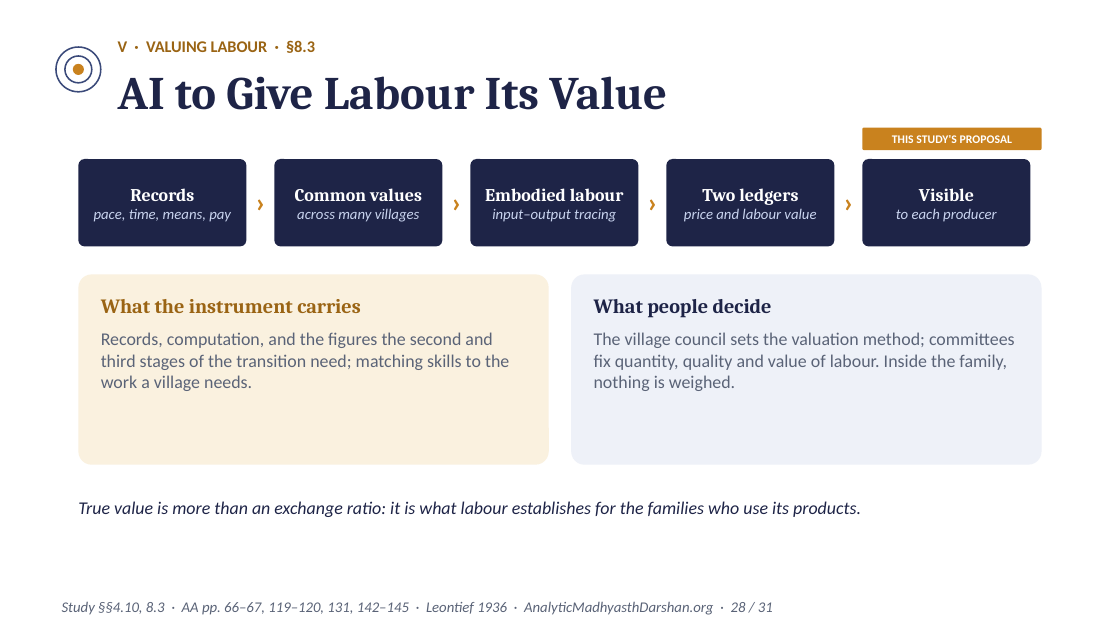
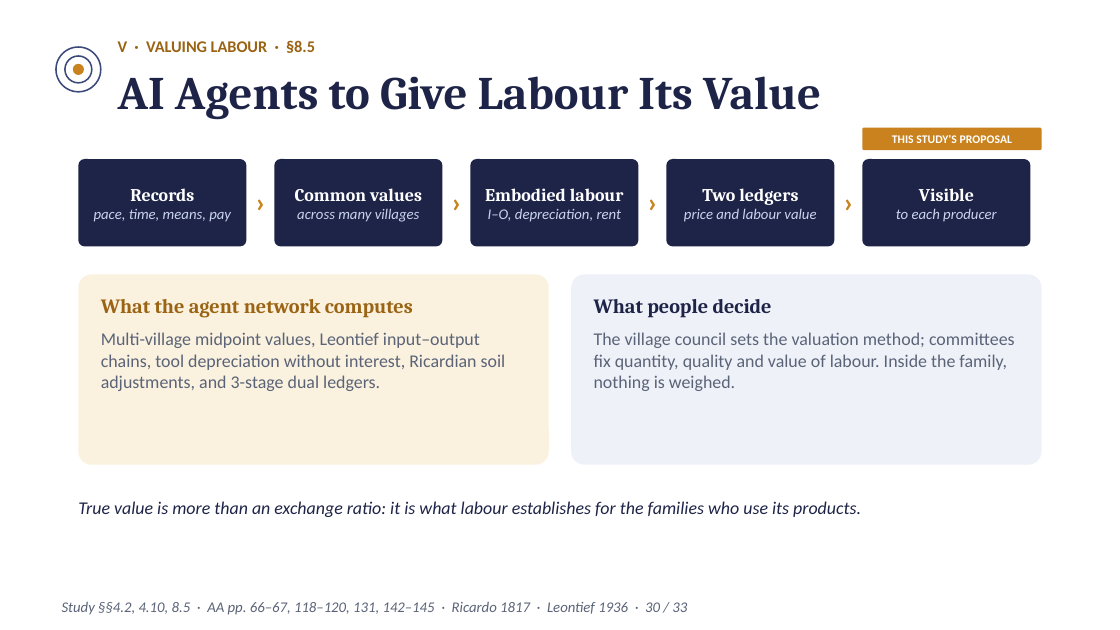
Before and after one commit to raghavamohan/AnalyticMadhyasthDarshan, a slide deck: slide 30 of Studies/Prosperity-Economics-And-Right-Use/Prosperity-Economics-And-Right-Use-Madhyasth-Darshan.pptx (slide 28 before the commit). Drawn at 1120x630 pixels with LibreOffice and Linux fonts; fonts in the diff are those of the drawing. Boxes give left, top, right and bottom in pixels: in the first picture for what was removed or moved away, otherwise in the second. Text is boxed around its words. In the diff, an @@ line names an element or a change of style, - is before the commit and + after.

```diff
--- a/Studies/Prosperity-Economics-And-Right-Use/Prosperity-Economics-And-Right-Use-Madhyasth-Darshan.pptx
+++ b/Studies/Prosperity-Economics-And-Right-Use/Prosperity-Economics-And-Right-Use-Madhyasth-Darshan.pptx
@@ text at box(118, 40, 315, 53): text changed @@
-V · VALUING LABOUR · §8.3
+V · VALUING LABOUR · §8.5
@@ text at box(118, 76, 821, 119): text changed @@
-AI to Give Labour Its Value
+AI Agents to Give Labour Its Value
@@ text at box(488, 208, 621, 222): text changed @@
-input–output tracing
+I–O, depreciation, rent
@@ text at box(101, 299, 413, 318): text changed @@
-What the instrument carries
+What the agent network computes
@@ text at box(101, 332, 506, 391): text changed @@
-Records, computation, and the figures the second and third stages of the transition need; matching skills to the work a village needs.
+Multi-village midpoint values, Leontief input–output chains, tool depreciation without interest, Ricardian soil adjustments, and 3-stage dual ledgers.
@@ text at box(62, 602, 687, 615): text changed @@
-Study §§4.10, 8.3 · AA pp. 66–67, 119–120, 131, 142–145 · Leontief 1936 · AnalyticMadhyasthDarshan.org · 28 / 31
+Study §§4.2, 4.10, 8.5 · AA pp. 66–67, 118–120, 131, 142–145 · Ricardo 1817 · Leontief 1936 · 30 / 33
```
Also in this commit, not shown: 30 other slides changed, 2 slides added, 16 other files.
